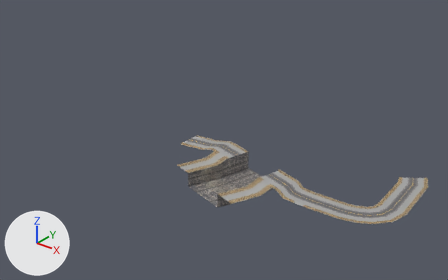
The FBX model Assets/05_Models/Exterior/CanaleFirst.fbx as it was, and as the next commit left it.
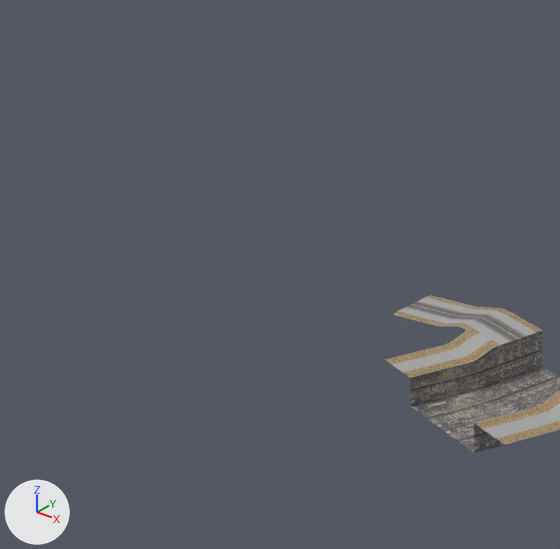
Each version is shown whole from a camera (50 mm lens) standing at (383.0, -135.0, 198.0) and looking at (114.0, 202.0, -10.0), then close up on the part from 0% to 57% of the width and 0% to 90% of the height. Lighting does not change. The marker at lower left points along +X, +Y and +Z. Where no turn or scale is listed for an object, it has been applied to the vertices. Vertices at the same position are counted once.

Names of what the first close-up shows: 'CanaleFirst'.
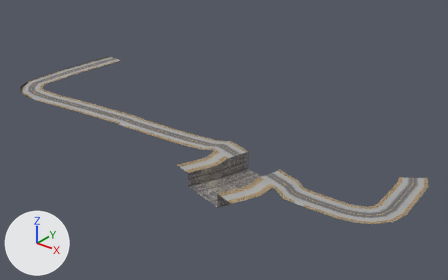
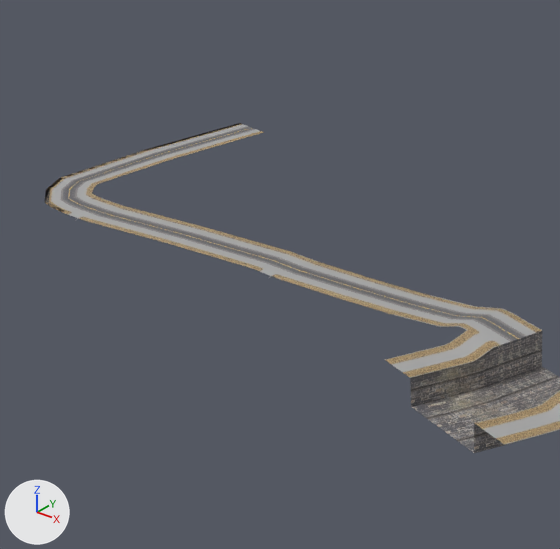
Boxes [x1, y1, x2, y2] around the edits, measured in the close-ups (560 x 549 px):
'CanaleFirst', reshaped
    before: [385, 295, 560, 453]
    after: [45, 123, 560, 453]
part 1 of me_scene_007, added
    after: [45, 123, 429, 315]

Edits to the bpy script that builds the scene:
```text
Change me_scene_007:
    used by ob_canalefirst; location = (164.9, 152.7, -5.2)
    remove me_scene_007.from_pydata(...)  # 3209 vertices, 4299 faces; spans x -57.0..109.0, y -35.0..69.0, z -4.0..9.0
    add me_scene_007.from_pydata(...)  # 4123 vertices, 5347 faces; spans x -251.0..109.0, y -35.0..110.0, z -4.0..9.0
    me_scene_007 part 1: 914 vertices added at x -251.0..-80.0, y -9.0..110.0, z 5.0..6.0
```
